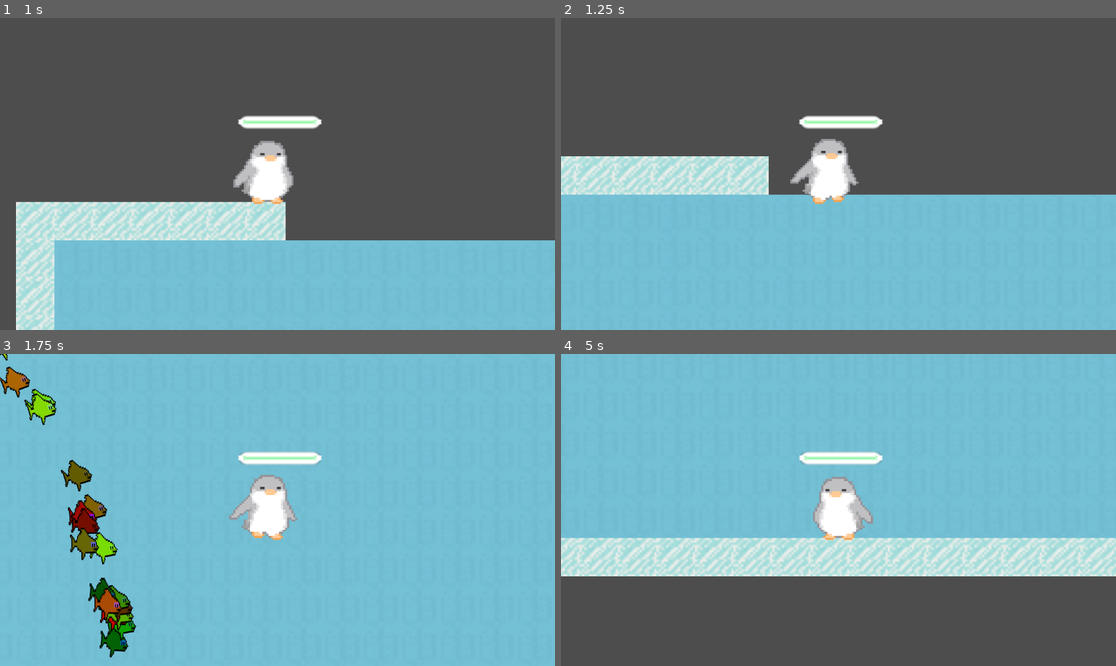
Above: before the commit, frames 1-4 (two rows, left to right).
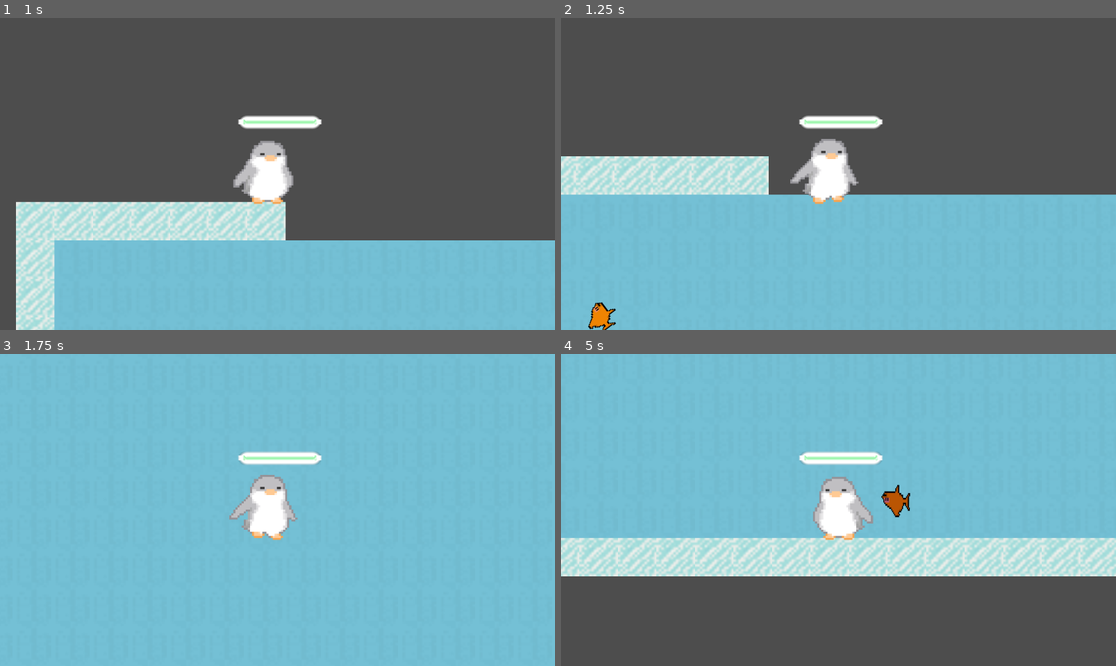
Above: after the commit, the same moments.

Repository: Jesuscanwalk/Under-da-sea
Game: Godot game, scene res://test.tscn
Two runs of this game, one before a commit and one after it. Both use one fixed random seed, a clock stepped at 60 frames per second and the inputs below.
Inputs:
- Up to frame 1 (1 s): tap Enter at 0.5 s; hold D (right) from 0.53 s (still down)
- Up to frame 2 (1.25 s): keep holding D (right)
- Up to frame 3 (1.75 s): keep holding D (right)
- Up to frame 4 (5 s): release D (right) at 2.03 s; hold A (left) 2.03-2.78 s; hold D (right) 2.78-4.28 s; hold A (left) from 4.28 s (still down)

Frame 1 is identical in both runs. In frame 2, 0.3% of the frame differs, in the area x 4-10%, y 91-100%; in frame 3, 3.3%, in the area x 0-25%, y 0-98%; in frame 4, 0.3%.

Commit message:
fixed 100%

Diff:
--- a/under-da-sea/Fish/fish.gd
+++ b/under-da-sea/Fish/fish.gd
@@ -26,6 +26,7 @@
 	vel = vel.normalized() * speed
 	move()
 	rotation = lerp_angle(rotation, vel. angle_to_point(Vector2.ZERO), 0.4)
+
 func Fish() -> void:
 	if FishISee:
 		var _numOffishs := FishISee.size()
--- a/under-da-sea/test.gd
+++ b/under-da-sea/test.gd
@@ -5,12 +5,7 @@
 @export var max := 120
 @export var prefab : PackedScene
 @export var fishSpawnArea : CollisionShape2D
-#@export var spawn_positions : Array = [
-#	Vector2(-1, 23),
-#	Vector2(140,23),
-#	Vector2(140,129),
-#	Vector2(-1,129)
-#]
+
 @export var SpawnCollisionShape : CollisionShape2D
 @export var margin := 80
 var screensize = get_viewport_rect().size
@@ -20,7 +15,7 @@
 var num_fish = 100;
 
 func _process(delta: float) -> void:
-	screensize = get_viewport_rect().size
+	#screensize = get_viewport_rect().size
 	queue_redraw()
 
 func _ready() -> void:
@@ -32,29 +27,31 @@
 		var group_center = Vector2(randf_range(0, screensize.x), randf_range(0, screensize.y))
 		for j in range(fish_per_group):
 			var random_offset = Vector2(randf_range(-group_radius, group_radius), randf_range(-group_radius, group_radius))
-	for i in range(0, 20):
-		var object = prefab.instantiate()
-		object.global_position = get_spawn_point_global(SpawnCollisionShape)
-		add_child(object)
+	#for i in range(0, 20):
+		#var object = prefab.instantiate()
+		#object.global_position = get_spawn_point_global(SpawnCollisionShape)
+		#add_child(object)
 	pass
 
 func spawnFish():
 	var fish : Area2D = preload("res://Fish/fish.tscn").instantiate()
 	$fishfolder.add_child(fish)
 	fish.modulate = Color(randf(), randf(), randf(), 1)
-	var rect = fishSpawnArea.shape.get_rect()
-	randf_range(rect.position.x, rect.end.x)
+	#var rect = fishSpawnArea.shape.get_rect()
+	#randf_range(rect.position.x, rect.end.x)
+	fish.global_position = get_spawn_point_global(fishSpawnArea)
 	#var xPos = randf_range(0+margin, screensize.x - margin)
 	#var yPos = randf_range(0+margin, screensize.y - margin)
 	#var spawnPosition = spawn_positions[randi_range(0, spawn_positions.size() - 1	)]
 	#fish.global_position = spawnPosition
 
 func _on_timer_timeout() -> void:
-	var c := $fishfolder.get_child_count()
-	if c < num_fish:
-		#print("too few fish :(")
-		for i in range(num_fish - c):
+	var current_fish_count := $fishfolder.get_child_count()
+	print("timeout with " + str(current_fish_count) + " fish, desired is: " + str(num_fish))
+	if current_fish_count < num_fish:
+		for i in range(num_fish - current_fish_count):
 			spawnFish()
+	pass
 
 func _draw() -> void:
 	var start = fishSpawnArea.position - fishSpawnArea.shape.get_rect().size/2
@@ -78,3 +75,4 @@
 func _on_area_2d_area_exited(area: Area2D) -> void:
 	if area.is_in_group("Fish"):
 		area.queue_free()
+		#spawnFish()
--- a/under-da-sea/test.tscn
+++ b/under-da-sea/test.tscn
@@ -53,6 +53,7 @@
 visible = false
 
 [node name="Timer" type="Timer" parent="."]
+autostart = true
 
 [node name="fishfolder" type="Node2D" parent="."]
 
